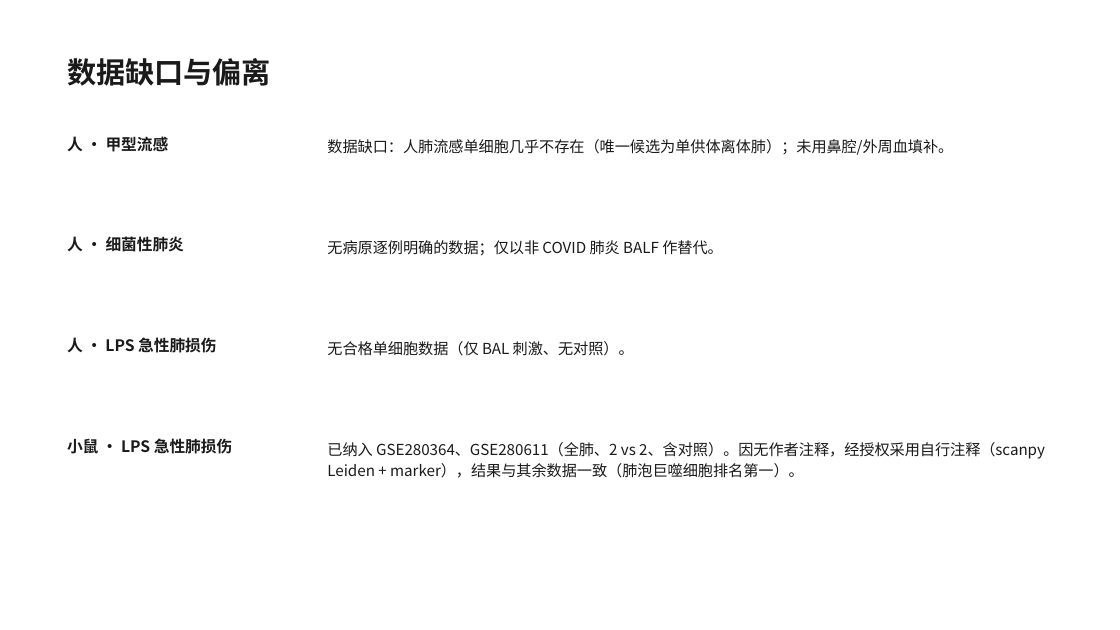
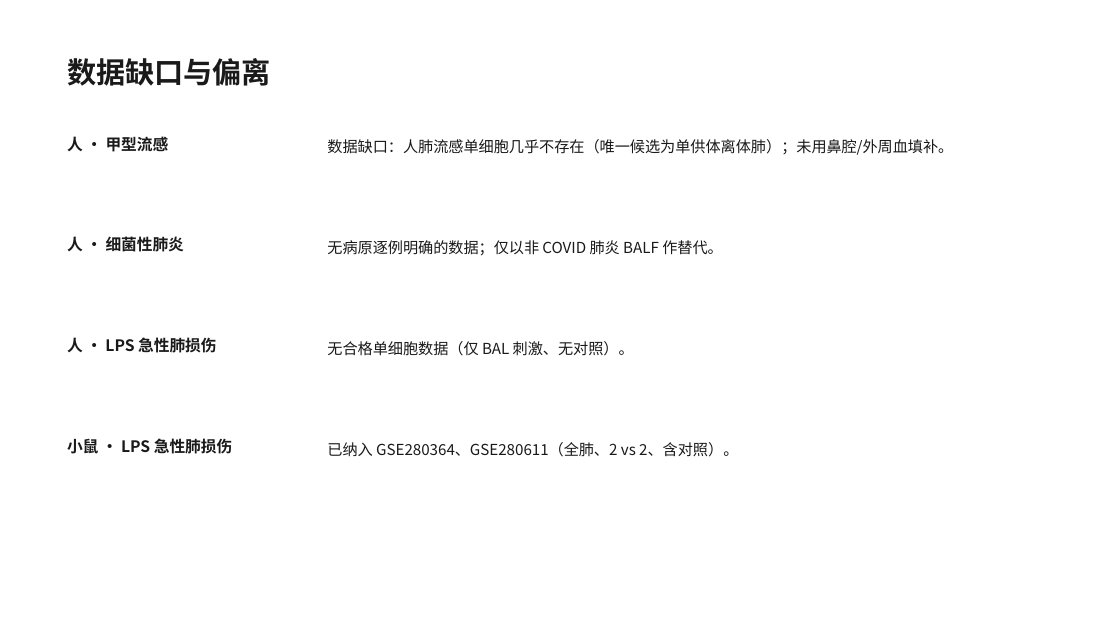
Before and after one commit to 7c96bzczcj-prog/aaa, a slide deck: slide 7 of il18_lung/IL18_lung_celltype.pptx (slide 8 before the commit). Drawn at 1120x630 pixels with LibreOffice and Linux fonts; fonts in the diff are those of the drawing. Boxes give left, top, right and bottom in pixels: in the first picture for what was removed or moved away, otherwise in the second. Text is boxed around its words. In the diff, an @@ line names an element or a change of style, - is before the commit and + after.

```diff
--- a/il18_lung/IL18_lung_celltype.pptx
+++ b/il18_lung/IL18_lung_celltype.pptx
@@ text at <box>327,442,738,457</box>: text changed @@
-已纳入 GSE280364、GSE280611（全肺、2 vs 2、含对照）。因无作者注释，经授权采用自行注释（scanpy Leiden + marker），结果与其余数据一致（肺泡巨噬细胞排名第一）。
+已纳入 GSE280364、GSE280611（全肺、2 vs 2、含对照）。
```
Also in this commit, not shown: 1 other slide changed, 1 slide added, 1 slide removed.
